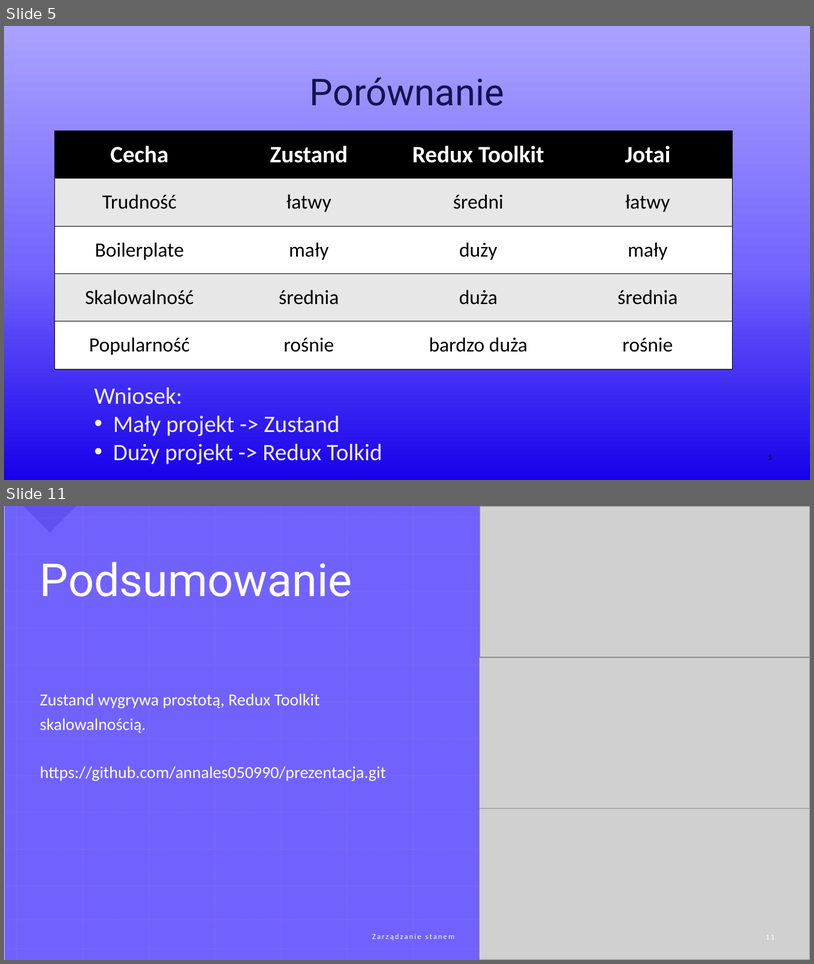
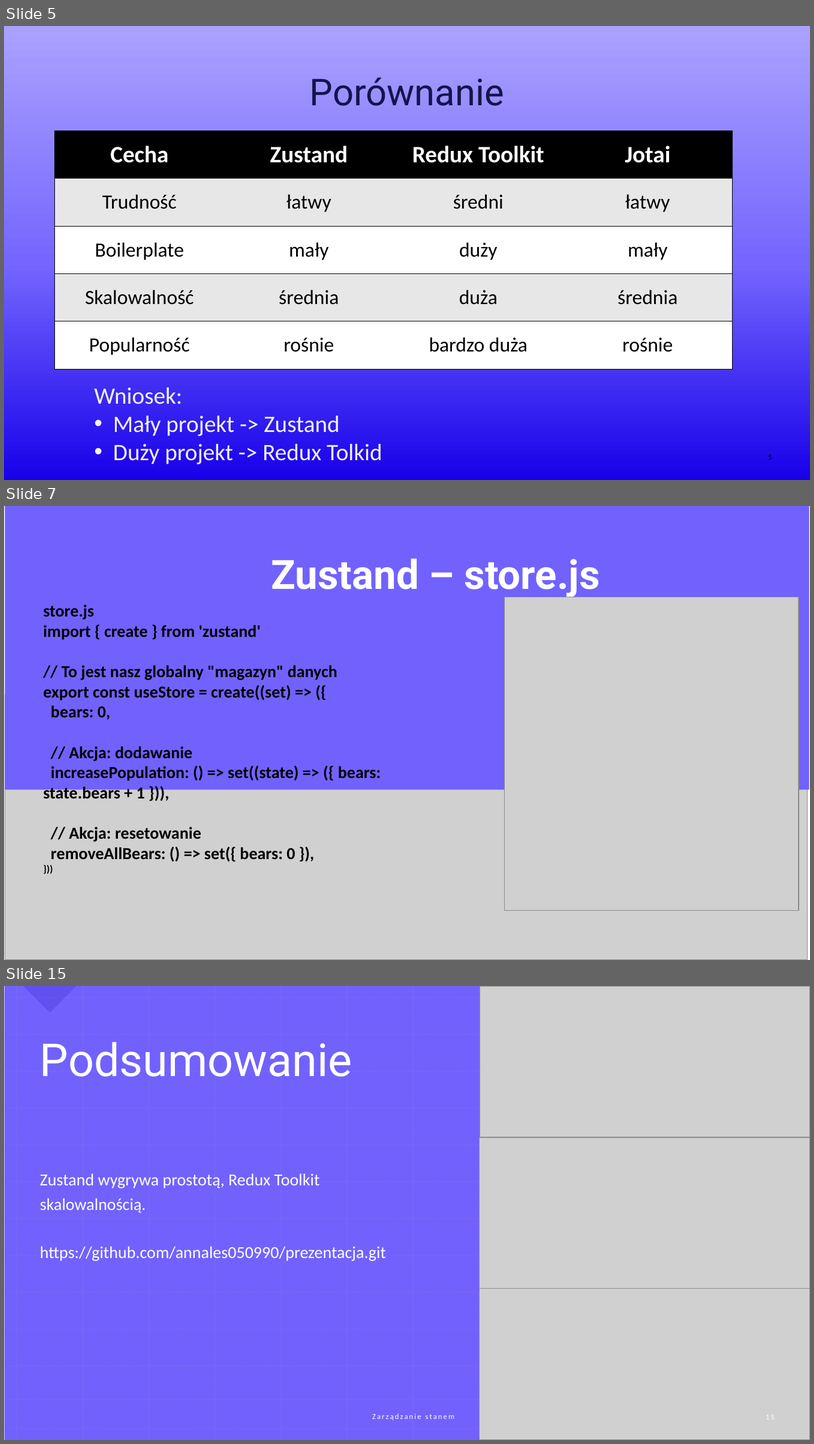
Before and after one commit to annales050990/prezentacja, a slide deck: Zarządzanie stanem Anna Leś.pptx. Shown one above the other, each under a label of ours: slides 5 and 11 before the commit, slides 5, 7 and 15 after it; the slides between them are not shown. The pictures are 814x964 and 814x1444 pixels, drawn with LibreOffice and Linux fonts; fonts in the diff are those of the drawing; grey boxes stand for pictures. Boxes give left, top, right and bottom in pixels: in the first picture for what was removed or moved away, otherwise in the second. Text is boxed around its words. In the diff, an @@ line names an element or a change of style, - is before the commit and + after.

```diff
--- a/Zarządzanie stanem Anna Leś.pptx
+++ b/Zarządzanie stanem Anna Leś.pptx
@@ slide 7 added at box(4, 506, 810, 960), background #FFFFFF @@
@@ title added at box(5, 506, 810, 790), fill #7162FE, 48 pt, text #FFFFFF, bold @@
+Zustand – store.js
@@ text added at box(43, 604, 381, 861), 20 pt, text #000000, bold @@
+store.js
+import { create } from 'zustand'
+// To jest nasz globalny "magazyn" danych
+export const useStore = create((set) => ({
+bears: 0,
+// Akcja: dodawanie
+increasePopulation: () => set((state) => ({ bears: state.bears + 1 })),
+// Akcja: resetowanie
+removeAllBears: () => set({ bears: 0 }),
+}))
@@ picture added at box(505, 597, 799, 911) @@
@@ picture added at box(5, 695, 808, 960) @@
@@ what was slide 11 is now slide 15 @@
```
Also in this commit, not shown: 4 slides changed, 5 other slides added, 2 slides removed, 1 other file.
